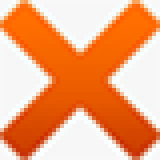
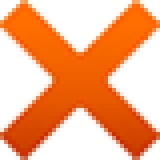
Two versions of the same layered image (160×160). Layer-by-layer changes:
painted on "Layer 1" over (0, 0, 160, 160)
hid "Background" over (0, 0, 160, 160)
